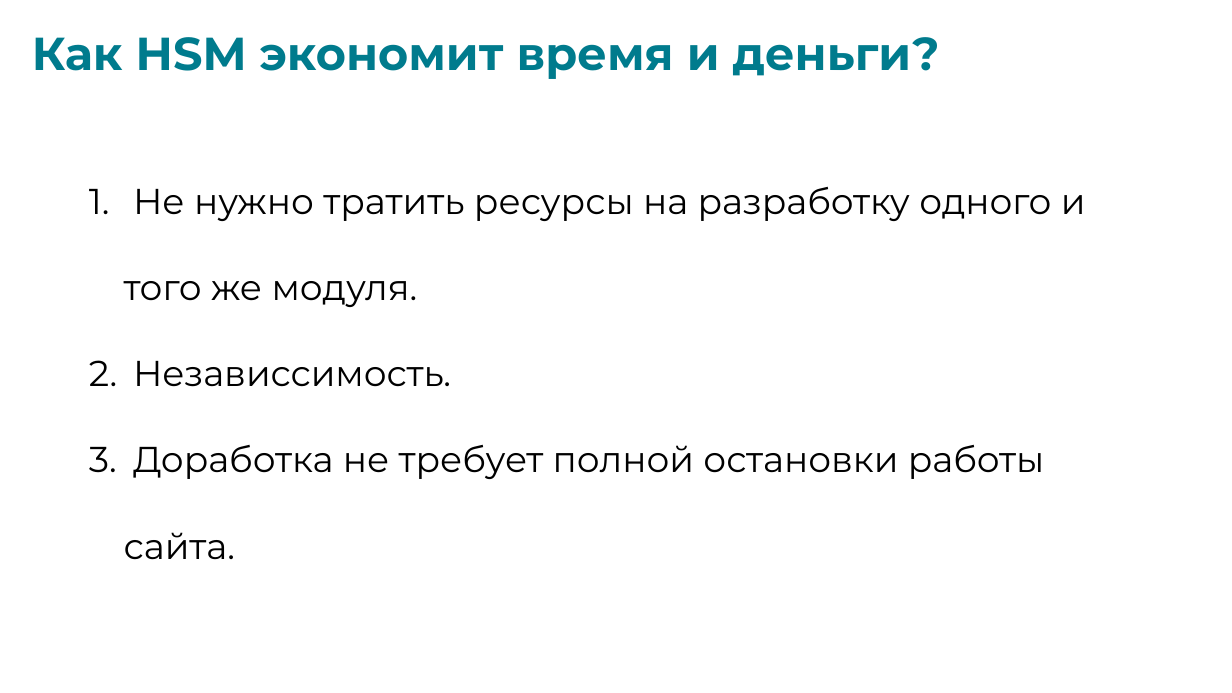
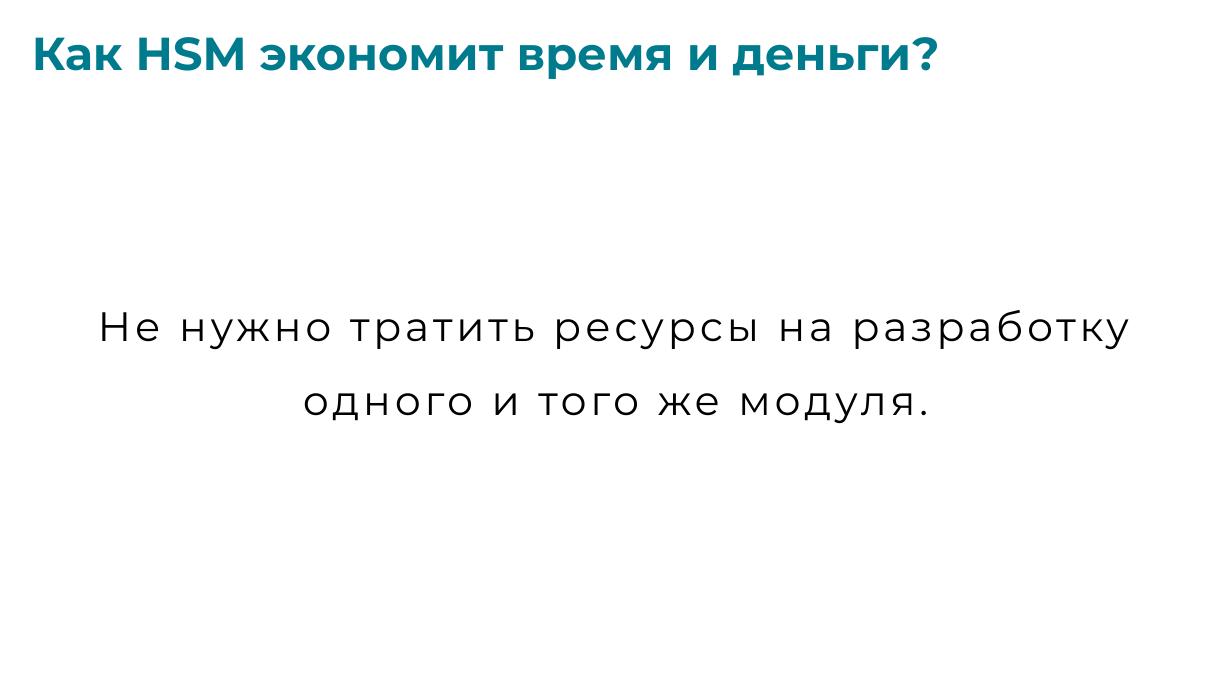
Before and after one commit to vapersan/changellenge, a slide deck: slide 10 of prezentation/HSM.pptx. Drawn at 1232x693 pixels with LibreOffice and Linux fonts; fonts in the diff are those of the drawing. Boxes give left, top, right and bottom in pixels: in the first picture for what was removed or moved away, otherwise in the second. Text is boxed around its words. In the diff, an @@ line names an element or a change of style, - is before the commit and + after.

```diff
--- a/prezentation/HSM.pptx
+++ b/prezentation/HSM.pptx
@@ text "Не нужно тратить ресурсы на ...": place and size @@
-text "Не нужно тратить ресурсы на ..." at [124,187,1086,560]
+text "Не нужно тратить ресурсы на ..." at [98,310,1129,423]
@@ text "Не нужно тратить ресурсы на ..." at [98,310,1129,423]: size 28 to 32 pt, letter spacing 0 to 3 pt; alignment left to centre; bullet 1. to none; line spacing 2 to 1.5 @@
@@ text at [124,361,1044,560]: paragraphs removed @@
-2. Независсимость.
-3. Доработка не требует полной остановки работы сайта.
```
Also in this commit, not shown: 3 other slides changed, 1 other file.
